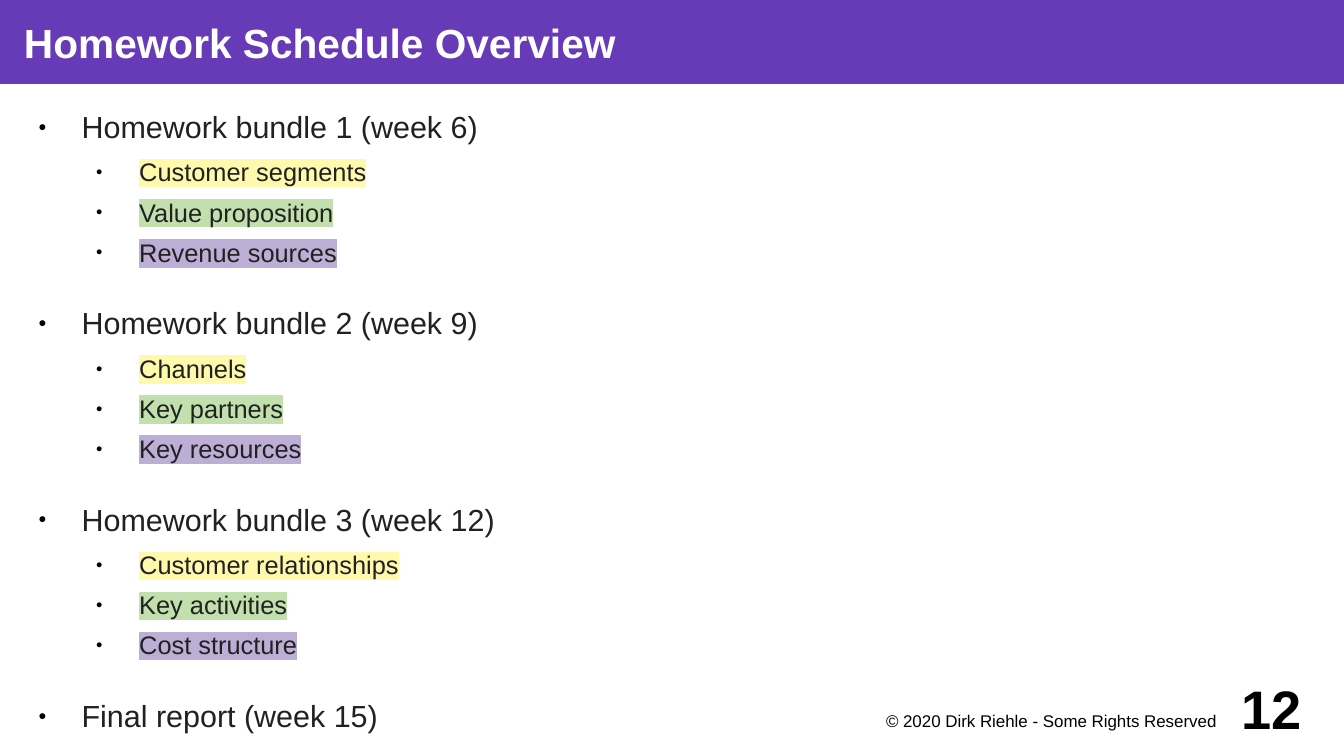
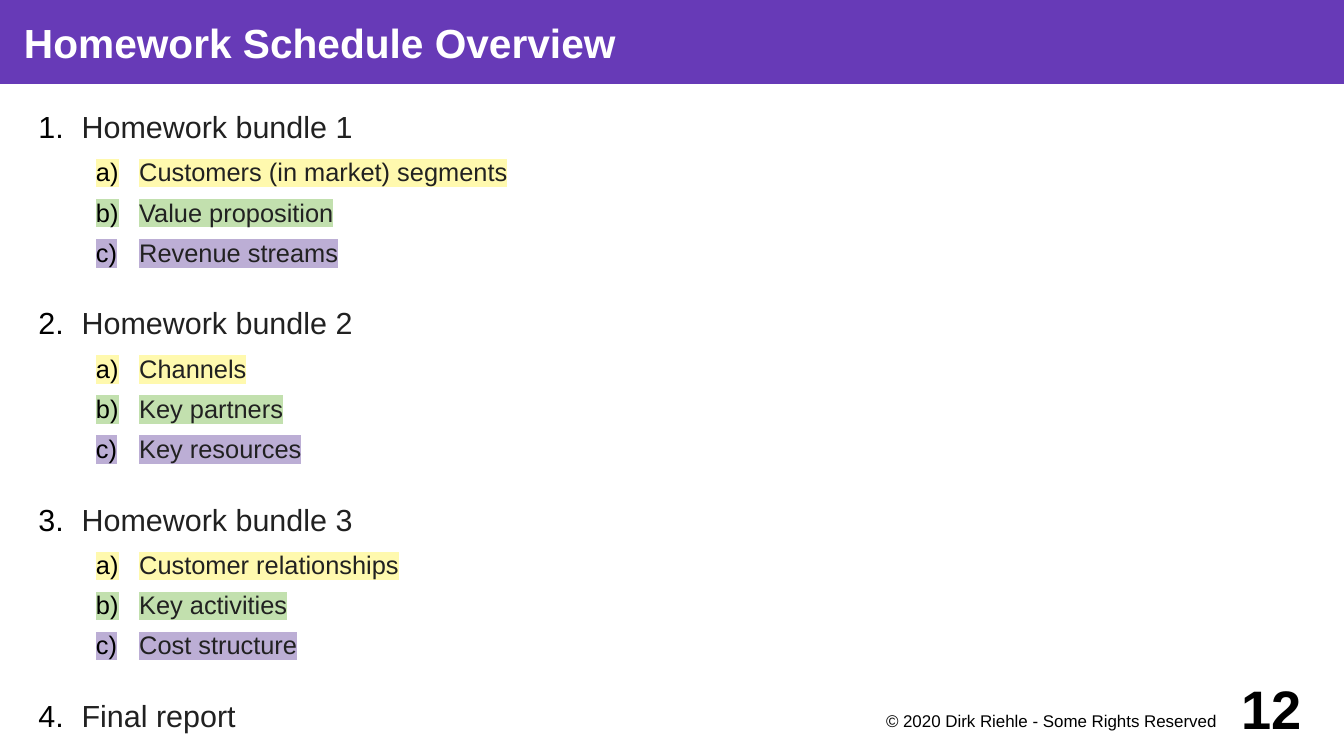
Before and after one commit to dirkriehle/coss-course, a slide deck: slide 12 of Lecture slides/COSS A01 - Course Introduction.odp. Drawn at 1344x756 pixels with LibreOffice and Linux fonts; fonts in the diff are those of the drawing. Boxes give left, top, right and bottom in pixels: in the first picture for what was removed or moved away, otherwise in the second. Text is boxed around its words. In the diff, an @@ line names an element or a change of style, - is before the commit and + after.

```diff
--- a/Lecture slides/COSS A01 - Course Introduction.odp
+++ b/Lecture slides/COSS A01 - Course Introduction.odp
@@ text at (x1=82, y1=116, x2=507, y2=187): text changed; size 18 to 15 pt @@
-● Homework bundle 1 (week 6)
-  ● Customer segments
+1. Homework bundle 1
+  a) Customers (in market) segments
@@ text at (x1=139, y1=203, x2=398, y2=655): bullet ● to a) @@
@@ text at (x1=82, y1=244, x2=353, y2=335): text changed @@
-  ● Revenue sources
-● Homework bundle 2 (week 9)
+  c) Revenue streams
+2. Homework bundle 2
@@ text at (x1=82, y1=509, x2=353, y2=532): text changed @@
-● Homework bundle 3 (week 12)
+3. Homework bundle 3
@@ text at (x1=82, y1=705, x2=378, y2=733): text changed @@
-● Final report (week 15)
+4. Final report
```
Also in this commit, not shown: 7 other slides changed, 28 other files.
